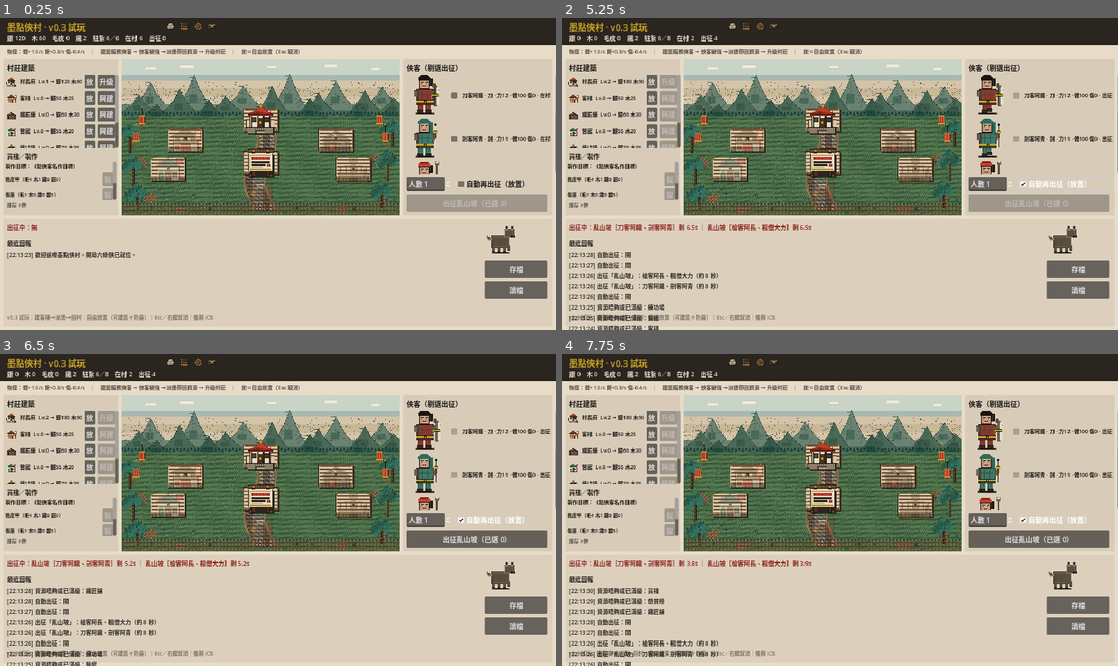
Above: before the commit, frames 1-4 (two rows, left to right).
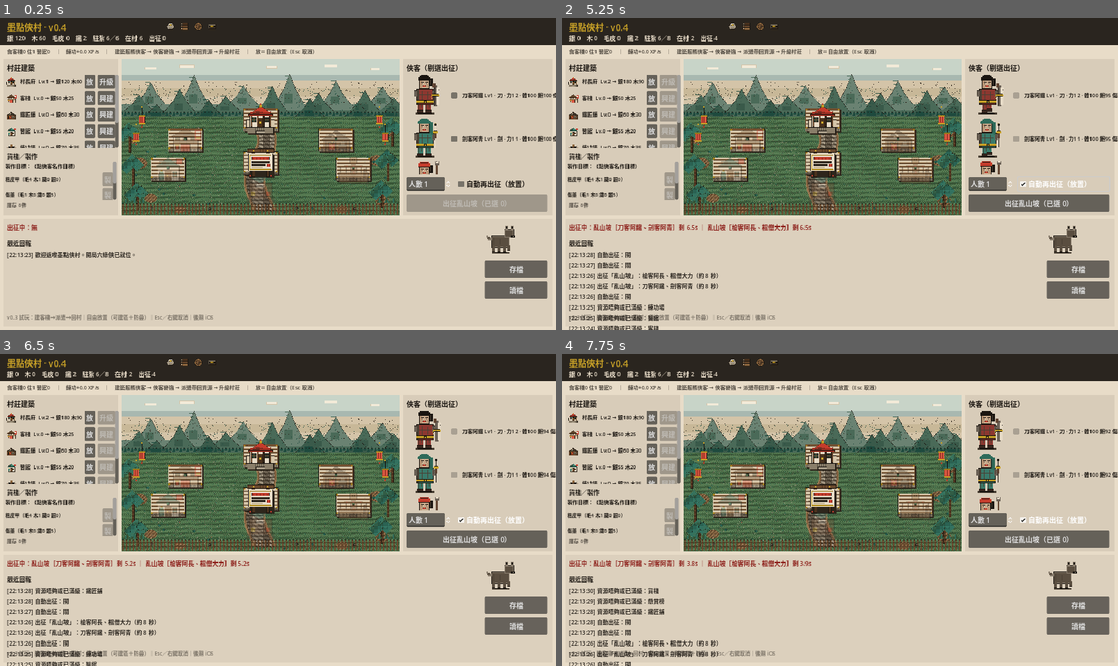
Above: after the commit, the same moments.

Repository: lnaltv3v/modian-xiacun
Game: Godot game, scene res://scenes/main/main.tscn
The game is run twice, just before and just after one commit, with the same random seed, the same clock (stepped at 60 frames per second) and the same inputs.
Inputs (mouse positions are in pixels of both pictures, inside the frame that each line leads up to):
- Up to frame 1 (0.25 s): no input
- Up to frame 2 (5.25 s): click (823, 117) at 0.5 s; click (745, 139) at 1.25 s; click (728, 167) at 2 s; click (917, 167) at 2.75 s; click "自動再出征（放置）" at 3.5 s; click "自動再出征（放置）" at 4.25 s; click "自動再出征（放置）" at 5 s
- Up to frame 3 (6.5 s): click (333, 475) at 5.75 s
- Up to frame 4 (7.75 s): click (823, 497) at 6.5 s; click (823, 522) at 7.25 s

The runs differ from the first frame. In frame 1, 1.0% of the frame differs, in the area x 1-100%, y 1-50%; in frame 2, 2.3%, in the area x 1-100%, y 1-63%; in frame 3, 1.0%; in frame 4, 1.0%.

Commit message:
v0.4: upkeep food/lodge/clinic, hunt success by condition, training XP, Web export
- UpkeepSystem: 食(銀)/住(木)/醫(銀) tick by building level; shortage pauses recovery
- Dispatch: party satiety/injury/stamina → success chance; fail shrinks loot
- TrainingSystem: idle XP from training ground + hunt bonus XP; level up
- Web HTML5 export templates installed; tools/export_web.sh; smoke_v04

Diff:
--- a/data/buildings/core.json
+++ b/data/buildings/core.json
@@ -17,7 +17,7 @@
     "max_level": 8,
     "base_cost_silver": 50,
     "base_cost_wood": 25,
-    "desc": "安置俠客、加快飽食恢復、提高可駐人數。"
+    "desc": "食住核心：耗銀供飯、耗木安置；加快飽食／體力，提高可駐人數。"
   },
   {
     "id": "forge",
@@ -37,7 +37,7 @@
     "max_level": 8,
     "base_cost_silver": 55,
     "base_cost_wood": 20,
-    "desc": "療傷回體；可製傷藥。"
+    "desc": "醫：耗銀療傷回體；可製傷藥。缺醫則傷勢難好，出征易敗。"
   },
   {
     "id": "training",
@@ -47,7 +47,7 @@
     "max_level": 8,
     "base_cost_silver": 70,
     "base_cost_wood": 35,
-    "desc": "修煉升級（後期接經驗）。"
+    "desc": "在村閒置自動攞經驗升級；等級越高練功越快。"
   },
   {
     "id": "bounty",
--- /dev/null
+++ b/scenes/dev/smoke_v04.tscn
@@ -0,0 +1,6 @@
+[gd_scene load_steps=2 format=3]
+
+[ext_resource type="Script" path="res://scripts/dev/smoke_v04.gd" id="1"]
+
+[node name="SmokeV04" type="Node"]
+script = ExtResource("1")
--- a/scenes/main/main.gd
+++ b/scenes/main/main.gd
@@ -52,7 +52,7 @@
 	add_child(_hunt_result)
 
 	if title_label:
-		title_label.text = "墨點俠村 · v0.3 試玩"
+		title_label.text = "墨點俠村 · v0.4"
 
 	_setup_resource_icons()
 	_setup_monster_reserve()
@@ -218,13 +218,17 @@
 	var st_cn := "在村" if st == "idle" else ("出征" if st == "hunting" else st)
 	var gear: int = HeroSystem.equipment_power(h)
 	var gear_txt: String = (" 裝+%d" % gear) if gear > 0 else ""
-	return "%s · %s · 力%d%s · 體%.0f 傷%.0f · %s" % [
+	return "%s Lv%d · %s · 力%d%s · 體%.0f 飽%.0f 傷%.0f · XP%.0f/%d · %s" % [
 		str(h.get("name", "")),
+		int(h.get("level", 1)),
 		str(h.get("weapon", "")),
 		HeroSystem.power_of(h),
 		gear_txt,
 		float(h.get("stamina", 0)),
+		float(h.get("satiety", 0)),
 		float(h.get("injury", 0)),
+		float(h.get("xp", 0)),
+		int(h.get("xp_to_next", TrainingSystem.xp_to_next(int(h.get("level", 1))))),
 		st_cn,
 	]
 
@@ -287,10 +291,9 @@
 		GameState.idle_hero_count(),
 		GameState.hunting_hero_count(),
 	]
-	status_label.text = "恢復：體+%.1f/s 飽+%.1f/s 傷-%.1f/s　｜　%s　｜　放＝自由放置（Esc 取消）" % [
-		GameState.recovery_stamina_per_sec(),
-		GameState.recovery_satiety_per_sec(),
-		GameState.recovery_injury_per_sec(),
+	status_label.text = "%s　｜　練功+%.1f XP/s　｜　%s　｜　放＝自由放置（Esc 取消）" % [
+		UpkeepSystem.describe_rates(),
+		TrainingSystem.xp_per_sec(),
 		ResourceLoop.describe_loop(),
 	]
 	for hid in _hero_rows.keys():
--- a/scripts/autoload/GameState.gd
+++ b/scripts/autoload/GameState.gd
@@ -13,7 +13,7 @@
 const CORE_BUILDINGS_PATH := "res://data/buildings/core.json"
 const ZONES_PATH := "res://data/zones/core.json"
 const LAYOUT_PATH := "res://data/buildings/layout.json"
-const SAVE_VERSION := 4
+const SAVE_VERSION := 5
 
 const MIN_STAMINA_TO_HUNT := 20
 
--- a/scripts/autoload/SaveManager.gd
+++ b/scripts/autoload/SaveManager.gd
@@ -2,7 +2,7 @@
 ## JSON 存檔 — user://save_slot_0.json（含版本欄）
 
 const SAVE_PATH := "user://save_slot_0.json"
-const SAVE_VERSION := 4
+const SAVE_VERSION := 5
 
 func save_game() -> bool:
 	var data: Dictionary = {
--- /dev/null
+++ b/scripts/dev/smoke_v04.gd
@@ -0,0 +1,133 @@
+extends Node
+## headless 煙測 v0.4：食住醫消耗、成功率、練功場升級、Web 前置
+## godot --headless --path . res://scenes/dev/smoke_v04.tscn
+
+func _ready() -> void:
+	call_deferred("_run")
+
+func _run() -> void:
+	var ok := true
+	var errors: PackedStringArray = PackedStringArray()
+
+	SaveManager.clear_save()
+	GameState._load_starter_data()
+
+	## --- Upkeep: inn feeds, spends silver ---
+	GameState.add_silver(50)
+	GameState.add_wood(50)
+	if not BuildingSystem.upgrade("inn"):
+		ok = false
+		errors.append("inn upgrade failed")
+	## Drop satiety so food service engages
+	for i in range(GameState.heroes.size()):
+		var hd: Dictionary = (GameState.heroes[i] as Dictionary).duplicate(true)
+		hd["satiety"] = 40.0
+		hd["stamina"] = 40.0
+		GameState.heroes[i] = HeroSystem.normalize_hero(hd)
+	var silver_before: int = GameState.silver
+	var wood_before: int = GameState.wood
+	## Simulate ~3s of upkeep billing
+	for _i in range(6):
+		UpkeepSystem.tick(0.5)
+	var silver_after: int = GameState.silver
+	var wood_after: int = GameState.wood
+	if silver_after >= silver_before:
+		ok = false
+		errors.append("expected food silver spend, before=%d after=%d" % [silver_before, silver_after])
+	if wood_after >= wood_before:
+		ok = false
+		errors.append("expected lodge wood spend, before=%d after=%d" % [wood_before, wood_after])
+	var sat_after: float = float((GameState.heroes[0] as Dictionary).get("satiety", 0))
+	if sat_after <= 40.0:
+		ok = false
+		errors.append("expected satiety restore got %.1f" % sat_after)
+
+	## --- Success chance reacts to satiety/injury ---
+	var ids: Array = []
+	for h in GameState.heroes:
+		ids.append(str((h as Dictionary).get("id", "")))
+	## Healthy party
+	for i2 in range(GameState.heroes.size()):
+		var h2: Dictionary = (GameState.heroes[i2] as Dictionary).duplicate(true)
+		h2["satiety"] = 100.0
+		h2["injury"] = 0.0
+		h2["stamina"] = 100.0
+		GameState.heroes[i2] = HeroSystem.normalize_hero(h2)
+	var good: float = UpkeepSystem.party_success_chance(ids)
+	for i3 in range(GameState.heroes.size()):
+		var h3: Dictionary = (GameState.heroes[i3] as Dictionary).duplicate(true)
+		h3["satiety"] = 5.0
+		h3["injury"] = 70.0
+		h3["stamina"] = 20.0
+		GameState.heroes[i3] = HeroSystem.normalize_hero(h3)
+	var bad: float = UpkeepSystem.party_success_chance(ids)
+	if not (good > bad + 0.15):
+		ok = false
+		errors.append("success chance good=%.2f bad=%.2f" % [good, bad])
+
+	## --- Training XP / level up ---
+	GameState.add_silver(200)
+	GameState.add_wood(200)
+	if not BuildingSystem.upgrade("training"):
+		ok = false
+		errors.append("training upgrade failed")
+	for i4 in range(GameState.heroes.size()):
+		var h4: Dictionary = (GameState.heroes[i4] as Dictionary).duplicate(true)
+		h4["status"] = "idle"
+		h4["level"] = 1
+		h4["xp"] = 35.0
+		GameState.heroes[i4] = HeroSystem.normalize_hero(h4)
+	var lv_before: int = int((GameState.heroes[0] as Dictionary).get("level", 1))
+	## Need ~40 xp; rate at lv1 training = 2+3+0.75 = ~5.75/s → 10s enough
+	for _j in range(20):
+		TrainingSystem.tick(0.5)
+	var lv_after: int = int((GameState.heroes[0] as Dictionary).get("level", 1))
+	if lv_after <= lv_before:
+		ok = false
+		errors.append("expected level up got %d→%d xp=%s" % [
+			lv_before, lv_after, str((GameState.heroes[0] as Dictionary).get("xp", 0))
+		])
+
+	## --- Clinic medicine spend ---
+	if not BuildingSystem.upgrade("clinic"):
+		ok = false
+		errors.append("clinic upgrade failed")
+	for i5 in range(GameState.heroes.size()):
+		var h5: Dictionary = (GameState.heroes[i5] as Dictionary).duplicate(true)
+		h5["injury"] = 40.0
+		h5["status"] = "idle"
+		GameState.heroes[i5] = HeroSystem.normalize_hero(h5)
+	var sil_b: int = GameState.silver
+	for _k in range(6):
+		UpkeepSystem.tick(0.5)
+	if GameState.silver >= sil_b:
+		ok = false
+		errors.append("expected med silver spend")
+	var inj_after: float = float((GameState.heroes[0] as Dictionary).get("injury", 99))
+	if inj_after >= 40.0:
+		ok = false
+		errors.append("expected injury heal got %.1f" % inj_after)
+
+	## Normalize + save roundtrip with xp
+	SaveManager.clear_save()
+	if not SaveManager.save_game():
+		ok = false
+		errors.append("save failed")
+	var xp_saved: float = float((GameState.heroes[0] as Dictionary).get("xp", -1))
+	GameState._load_starter_data()
+	if not SaveManager.load_game():
+		ok = false
+		errors.append("load failed")
+	var xp_loaded: float = float((GameState.heroes[0] as Dictionary).get("xp", -2))
+	if absf(xp_saved - xp_loaded) > 0.1:
+		ok = false
+		errors.append("xp not persisted %.1f vs %.1f" % [xp_saved, xp_loaded])
+
+	if ok:
+		print("SMOKE_V04_OK")
+		get_tree().quit(0)
+	else:
+		print("SMOKE_V04_FAIL")
+		for e in errors:
+			print(" - ", e)
+		get_tree().quit(1)
--- a/scripts/systems/DispatchSystem.gd
+++ b/scripts/systems/DispatchSystem.gd
@@ -21,8 +21,10 @@
 func _process(delta: float) -> void:
 	_recover_pending += delta
 	_recover_accum += delta
+	UpkeepSystem.advance_shortage_cd(delta)
 	if _recover_accum >= 0.5:
-		HeroSystem.apply_village_recovery(_recover_pending)
+		UpkeepSystem.tick(_recover_pending)
+		TrainingSystem.tick(_recover_pending)
 		_recover_pending = 0.0
 		_recover_accum = 0.0
 	resolve_due_hunts()
@@ -165,6 +167,8 @@
 			injured_names.append(str(hero.get("name", hid)))
 
 	var enemies: Array = _pick_enemies(zone, maxi(1, hero_ids.size()))
+	var success_chance: float = UpkeepSystem.party_success_chance(hero_ids)
+	var success: bool = _rng.randf() <= success_chance
 	var mult: float = ResourceLoop.bounty_reward_mult()
 	var n: int = maxi(1, hero_ids.size())
 	var silver_gain: int = int(round((float(zone.get("base_silver", 10)) + float(total_power) * power_bonus_per) * mult))
@@ -180,8 +184,33 @@
 			fur_gain += 1
 		if kind == "wolf" and _rng.randf() < 0.35:
 			fur_gain += 1
-	silver_gain = maxi(1, silver_gain)
-	fur_gain = maxi(0, fur_gain)
+
+	var enemy_names: PackedStringArray = PackedStringArray()
+	for ev2 in enemies:
+		enemy_names.append(str((ev2 as Dictionary).get("name", "")))
+
+	if not success:
+		## 失敗：收益大幅縮水，額外受傷風險
+		silver_gain = maxi(0, int(round(float(silver_gain) * 0.30)))
+		fur_gain = maxi(0, int(round(float(fur_gain) * 0.25)))
+		wood_gain = maxi(0, int(round(float(wood_gain) * 0.25)))
+		iron_gain = maxi(0, int(round(float(iron_gain) * 0.20)))
+		for hid_f in hero_ids:
+			if _rng.randf() < 0.45:
+				HeroSystem.mutate(str(hid_f), func(hd: Dictionary) -> void:
+					hd["injury"] = clampf(float(hd.get("injury", 0)) + 10.0, 0.0, 100.0)
+				)
+				var hn: String = str(HeroSystem.get_hero(str(hid_f)).get("name", hid_f))
+				var already: bool = false
+				for existing in injured_names:
+					if str(existing) == hn:
+						already = true
+						break
+				if not already:
+					injured_names.append(hn)
+	else:
+		silver_gain = maxi(1, silver_gain)
+		fur_gain = maxi(0, fur_gain)
 
 	GameState.add_silver(silver_gain)
 	GameState.add_fur(fur_gain)
@@ -190,9 +219,28 @@
 	if iron_gain > 0:
 		GameState.add_iron(iron_gain)
 
-	var enemy_names: PackedStringArray = PackedStringArray()
-	for ev2 in enemies:
-		enemy_names.append(str((ev2 as Dictionary).get("name", "")))
+	## 成功額外練功 XP
+	if success:
+		for hid_x in hero_ids:
+			HeroSystem.mutate(str(hid_x), func(hd: Dictionary) -> void:
+				var add_xp: float = 8.0 + float(BuildingSystem.building_level("training")) * 4.0
+				var lv: int = int(hd.get("level", 1))
+				var xp: float = float(hd.get("xp", 0)) + add_xp
+				var need: float = float(TrainingSystem.xp_to_next(lv))
+				while xp >= need and lv < 30:
+					xp -= need
+					lv += 1
+					need = float(TrainingSystem.xp_to_next(lv))
+				hd["level"] = lv
+				hd["xp"] = xp
+				hd["xp_to_next"] = int(need)
+			)
+
+	var flavor: String
+	if success:
+		flavor = "擊退「%s」！（成功率 %.0f%%）" % ["、".join(enemy_names), success_chance * 100.0]
+	else:
+		flavor = "不敵「%s」，狼狽撤回。（成功率僅 %.0f%%）" % ["、".join(enemy_names), success_chance * 100.0]
 
 	var rewards: Dictionary = {
 		"silver": silver_gain,
@@ -204,14 +252,17 @@
 		"zone_name": str(hunt.get("zone_name", zone_id)),
 		"injured": injured_names,
 		"enemies": enemies,
-		"flavor": "擊退「%s」！" % "、".join(enemy_names),
+		"success": success,
+		"success_chance": success_chance,
+		"flavor": flavor,
 	}
 	var injure_txt: String = ""
 	if injured_names.size() > 0:
 		injure_txt = "；受傷：%s" % "、".join(injured_names)
 	var iron_txt: String = (" 鐵%d" % iron_gain) if iron_gain > 0 else ""
-	GameState.push_report("回村「%s」撃退%s ＋銀%d 毛皮%d 木%d%s%s" % [
-		str(rewards["zone_name"]), "、".join(enemy_names), silver_gain, fur_gain, wood_gain, iron_txt, injure_txt
+	var result_word: String = "得勝" if success else "失利"
+	GameState.push_report("回村「%s」%s vs %s ＋銀%d 毛皮%d 木%d%s%s" % [
+		str(rewards["zone_name"]), result_word, "、".join(enemy_names), silver_gain, fur_gain, wood_gain, iron_txt, injure_txt
 	])
 	hunt_finished.emit(rewards)
 
--- a/scripts/systems/HeroSystem.gd
+++ b/scripts/systems/HeroSystem.gd
@@ -34,6 +34,9 @@
 	h["max_stamina"] = float(h.get("max_stamina", 100))
 	h["satiety"] = float(h.get("satiety", 100))
 	h["injury"] = float(h.get("injury", 0))
+	h["xp"] = float(h.get("xp", 0))
+	var lv: int = int(h["level"])
+	h["xp_to_next"] = int(h.get("xp_to_next", TrainingSystem.xp_to_next(lv)))
 	if not h.has("equipment") or typeof(h["equipment"]) != TYPE_DICTIONARY:
 		h["equipment"] = {}
 	else:
@@ -149,27 +152,5 @@
 	return int(maxi(1, int(round(raw * factor))))
 
 static func apply_village_recovery(delta: float) -> void:
-	if delta <= 0.0:
-		return
-	var stam: float = GameState.recovery_stamina_per_sec() * delta
-	var sat: float = GameState.recovery_satiety_per_sec() * delta
-	var inj: float = GameState.recovery_injury_per_sec() * delta
-	var changed: bool = false
-	for i in range(GameState.heroes.size()):
-		var hd: Dictionary = GameState.heroes[i] as Dictionary
-		if str(hd.get("status", "idle")) != "idle":
-			continue
-		var before_s: float = float(hd.get("stamina", 100))
-		var before_a: float = float(hd.get("satiety", 100))
-		var before_i: float = float(hd.get("injury", 0))
-		var max_s: float = float(hd.get("max_stamina", 100))
-		hd["stamina"] = clampf(before_s + stam, 0.0, max_s)
-		hd["satiety"] = clampf(before_a + sat, 0.0, 100.0)
-		hd["injury"] = clampf(before_i - inj, 0.0, 100.0)
-		GameState.heroes[i] = hd
-		if absf(float(hd["stamina"]) - before_s) > 0.01 \
-				or absf(float(hd["satiety"]) - before_a) > 0.01 \
-				or absf(float(hd["injury"]) - before_i) > 0.01:
-			changed = true
-	if changed:
-		GameState.heroes_changed.emit()
+	## 已改由 UpkeepSystem（食住醫消耗）；保留入口兼容舊呼叫
+	UpkeepSystem.tick(delta)
--- /dev/null
+++ b/scripts/systems/TrainingSystem.gd
@@ -0,0 +1,56 @@
+extends RefCounted
+class_name TrainingSystem
+## 練功場最小經驗升級：在村閒置俠客按練功場等級攞 XP，滿則升級。
+
+static func xp_to_next(level: int) -> int:
+	var lv: int = maxi(1, level)
+	return 40 + (lv - 1) * 25
+
+static func xp_per_sec() -> float:
+	var lv: int = BuildingSystem.building_level("training")
+	if lv < 1:
+		return 0.0
+	return 2.0 + float(lv) * 3.0 + float(ResourceLoop.training_bonus_xp()) * 0.15
+
+static func tick(delta: float) -> Dictionary:
+	if delta <= 0.0:
+		return {"gained": 0, "levelups": []}
+	var rate: float = xp_per_sec()
+	if rate <= 0.0:
+		return {"gained": 0, "levelups": []}
+
+	var gained_total: int = 0
+	var levelups: Array = []
+	var changed: bool = false
+
+	for i in range(GameState.heroes.size()):
+		var hd: Dictionary = (GameState.heroes[i] as Dictionary).duplicate(true)
+		if str(hd.get("status", "idle")) != "idle":
+			continue
+		var lv: int = int(hd.get("level", 1))
+		var xp: float = float(hd.get("xp", 0))
+		var need: float = float(xp_to_next(lv))
+		var add: float = rate * delta
+		xp += add
+		gained_total += int(floor(add))
+		var ups: int = 0
+		while xp >= need and lv < 30:
+			xp -= need
+			lv += 1
+			ups += 1
+			need = float(xp_to_next(lv))
+		hd["level"] = lv
+		hd["xp"] = xp
+		hd["xp_to_next"] = int(need)
+		GameState.heroes[i] = HeroSystem.normalize_hero(hd)
+		changed = true
+		if ups > 0:
+			levelups.append({"id": str(hd.get("id", "")), "name": str(hd.get("name", "")), "level": lv, "ups": ups})
+
+	if changed:
+		GameState.heroes_changed.emit()
+	for lu in levelups:
+		var d: Dictionary = lu as Dictionary
+		GameState.push_report("%s 修煉有成，升至 Lv.%d！" % [str(d.get("name", "")), int(d.get("level", 1))])
+
+	return {"gained": gained_total, "levelups": levelups}
--- /dev/null
+++ b/scripts/systems/UpkeepSystem.gd
@@ -0,0 +1,166 @@
+extends RefCounted
+class_name UpkeepSystem
+## 獵魔村式食／住／醫：先扣資源，再按建築等級恢復。
+## 無建築或資源唔夠 → 唔恢復，出征成功率下跌。
+
+static var _shortage_cd: float = 0.0
+static var _bill_acc: float = 0.0
+
+static func advance_shortage_cd(delta: float) -> void:
+	_shortage_cd = maxf(0.0, _shortage_cd - delta)
+
+static func tick(delta: float) -> Dictionary:
+	if delta <= 0.0:
+		return _empty_result()
+
+	var inn_lv: int = BuildingSystem.building_level("inn")
+	var manor_lv: int = BuildingSystem.building_level("manor")
+	var clinic_lv: int = BuildingSystem.building_level("clinic")
+	var has_lodge: bool = inn_lv >= 1 or manor_lv >= 1
+
+	## 每秒費率（每人）
+	var hunger_drain: float = maxf(0.15, 0.85 - float(inn_lv) * 0.08)
+	var food_restore: float = 0.0 if inn_lv < 1 else (1.2 + float(inn_lv) * 1.1)
+	var food_cost_ps: float = 0.0 if inn_lv < 1 else maxf(0.10, 0.40 - float(inn_lv) * 0.03)
+	var stam_restore: float = 0.20 + float(manor_lv) * 0.30
+	if inn_lv >= 1:
+		stam_restore += 1.0 + float(inn_lv) * 0.9
+	var lodge_cost_ps: float = 0.0 if not has_lodge else maxf(0.04, 0.16 - float(inn_lv) * 0.012)
+	var heal_rate: float = 0.0 if clinic_lv < 1 else (0.55 + float(clinic_lv) * 0.85)
+	var med_cost_ps: float = 0.0 if clinic_lv < 1 else maxf(0.08, 0.32 - float(clinic_lv) * 0.025)
+
+	var need_food_n: int = 0
+	var need_lodge_n: int = 0
+	var need_med_n: int = 0
+	for h in GameState.heroes:
+		var hd: Dictionary = h as Dictionary
+		if str(hd.get("status", "idle")) != "idle":
+			continue
+		if inn_lv >= 1 and float(hd.get("satiety", 100)) < 99.5:
+			need_food_n += 1
+		if has_lodge and float(hd.get("stamina", 100)) < float(hd.get("max_stamina", 100)) - 0.01:
+			need_lodge_n += 1
+		if clinic_lv >= 1 and float(hd.get("injury", 0)) > 0.05:
+			need_med_n += 1
+
+	_bill_acc += delta
+	var pay_food: int = 0
+	var pay_lodge: int = 0
+	var pay_med: int = 0
+	var serve_food: bool = inn_lv >= 1
+	var serve_lodge: bool = has_lodge
+	var serve_med: bool = clinic_lv >= 1
+
+	## 每滿 1 秒結一次帳（易讀、易測）
+	if _bill_acc >= 1.0:
+		var steps: int = int(floor(_bill_acc))
+		_bill_acc -= float(steps)
+		var food_due: int = int(ceil(food_cost_ps * float(need_food_n) * float(steps)))
+		var lodge_due: int = int(ceil(lodge_cost_ps * float(need_lodge_n) * float(steps)))
+		var med_due: int = int(ceil(med_cost_ps * float(need_med_n) * float(steps)))
+
+		pay_food = mini(GameState.silver, food_due)
+		var silver_left: int = GameState.silver - pay_food
+		pay_med = mini(silver_left, med_due)
+		pay_lodge = mini(GameState.wood, lodge_due)
+		if pay_food + pay_med > 0 or pay_lodge > 0:
+			GameState.try_spend(pay_food + pay_med, pay_lodge)
+
+		if food_due > 0 and pay_food < food_due:
+			serve_food = false
+		if lodge_due > 0 and pay_lodge < lodge_due:
+			serve_lodge = false
+		if med_due > 0 and pay_med < med_due:
+			serve_med = false
+		if (food_due > 0 and not serve_food) or (lodge_due > 0 and not serve_lodge) or (med_due > 0 and not serve_med):
+			_note_shortage(food_due > 0 and not serve_food, lodge_due > 0 and not serve_lodge, med_due > 0 and not serve_med)
+
+	var fed: int = 0
+	var lodged: int = 0
+	var healed: int = 0
+	var changed: bool = false
+
+	for i in range(GameState.heroes.size()):
+		var hd: Dictionary = (GameState.heroes[i] as Dictionary).duplicate(true)
+		var status: String = str(hd.get("status", "idle"))
+		var before_s: float = float(hd.get("stamina", 100))
+		var before_a: float = float(hd.get("satiety", 100))
+		var before_i: float = float(hd.get("injury", 0))
+		var max_s: float = float(hd.get("max_stamina", 100))
+
+		var drain: float = hunger_drain * delta * (1.35 if status == "hunting" else 1.0)
+		hd["satiety"] = clampf(before_a - drain, 0.0, 100.0)
+
+		if status == "idle":
+			if serve_food and inn_lv >= 1 and before_a < 99.5:
+				hd["satiety"] = clampf(float(hd["satiety"]) + food_restore * delta, 0.0, 100.0)
+				fed += 1
+			if serve_lodge and has_lodge and before_s < max_s - 0.01:
+				hd["stamina"] = clampf(before_s + stam_restore * delta, 0.0, max_s)
+				lodged += 1
+			elif not has_lodge:
+				hd["stamina"] = clampf(before_s + 0.15 * delta, 0.0, max_s)
+			if serve_med and clinic_lv >= 1 and before_i > 0.05:
+				hd["injury"] = clampf(before_i - heal_rate * delta, 0.0, 100.0)
+				healed += 1
+
+		GameState.heroes[i] = HeroSystem.normalize_hero(hd)
+		if absf(float(hd.get("stamina", 0)) - before_s) > 0.01 \
+				or absf(float(hd.get("satiety", 0)) - before_a) > 0.01 \
+				or absf(float(hd.get("injury", 0)) - before_i) > 0.01:
+			changed = true
+
+	if changed:
+		GameState.heroes_changed.emit()
+
+	return {
+		"food_silver": pay_food,
+		"lodge_wood": pay_lodge,
+		"med_silver": pay_med,
+		"fed": fed,
+		"lodged": lodged,
+		"healed": healed,
+	}
+
+static func _empty_result() -> Dictionary:
+	return {"food_silver": 0, "lodge_wood": 0, "med_silver": 0, "fed": 0, "lodged": 0, "healed": 0}
+
+static func _note_shortage(food: bool, lodge: bool, med: bool) -> void:
+	if _shortage_cd > 0.0:
+		return
+	var parts: PackedStringArray = PackedStringArray()
+	if food:
+		parts.append("食（銀）")
+	if lodge:
+		parts.append("住（木）")
+	if med:
+		parts.append("醫（銀）")
+	if parts.is_empty():
+		return
+	_shortage_cd = 12.0
+	GameState.push_report("食住醫短缺：%s — 恢復暫停，出征成功率會跌。" % "、".join(parts))
+
+static func party_success_chance(hero_ids: Array) -> float:
+	if hero_ids.is_empty():
+		return 0.5
+	var sum: float = 0.0
+	var n: int = 0
+	for hid_v in hero_ids:
+		var h: Dictionary = HeroSystem.get_hero(str(hid_v))
+		if h.is_empty():
+			continue
+		var sat: float = clampf(float(h.get("satiety", 100)) / 100.0, 0.0, 1.0)
+		var inj: float = clampf(float(h.get("injury", 0)) / 100.0, 0.0, 1.0)
+		var stam: float = clampf(float(h.get("stamina", 100)) / maxf(1.0, float(h.get("max_stamina", 100))), 0.0, 1.0)
+		sum += sat * 0.50 + (1.0 - inj) * 0.35 + stam * 0.15
+		n += 1
+	if n <= 0:
+		return 0.5
+	return clampf(sum / float(n), 0.35, 1.0)
+
+static func describe_rates() -> String:
+	var inn: int = BuildingSystem.building_level("inn")
+	var clinic: int = BuildingSystem.building_level("clinic")
+	var manor: int = BuildingSystem.building_level("manor")
+	var lodge_lv: int = maxi(inn, 1 if manor >= 1 else 0)
+	return "食客棧%d 住%d 醫館%d" % [inn, lodge_lv, clinic]
Not shown, changed: docs/DESIGN.md
Not shown, changed: docs/EXPORT.md
Not shown, added: tools/export_web.sh
